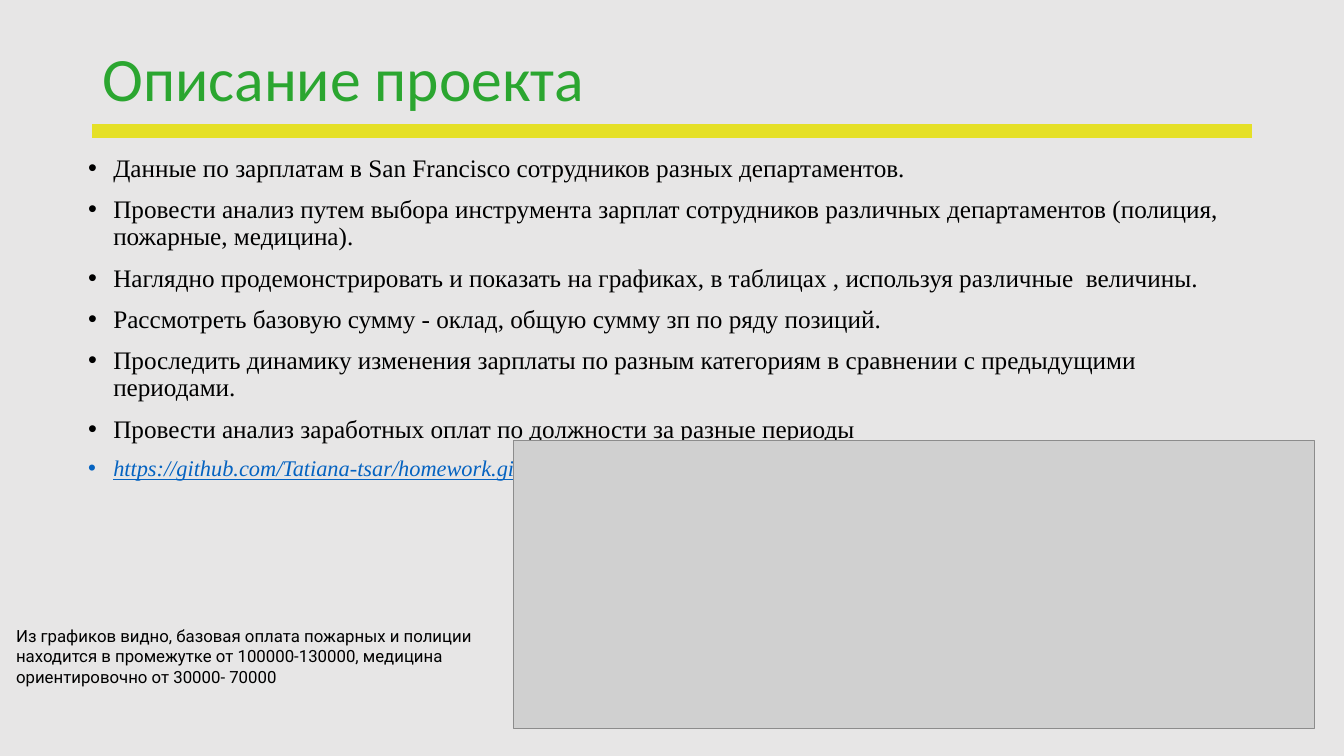
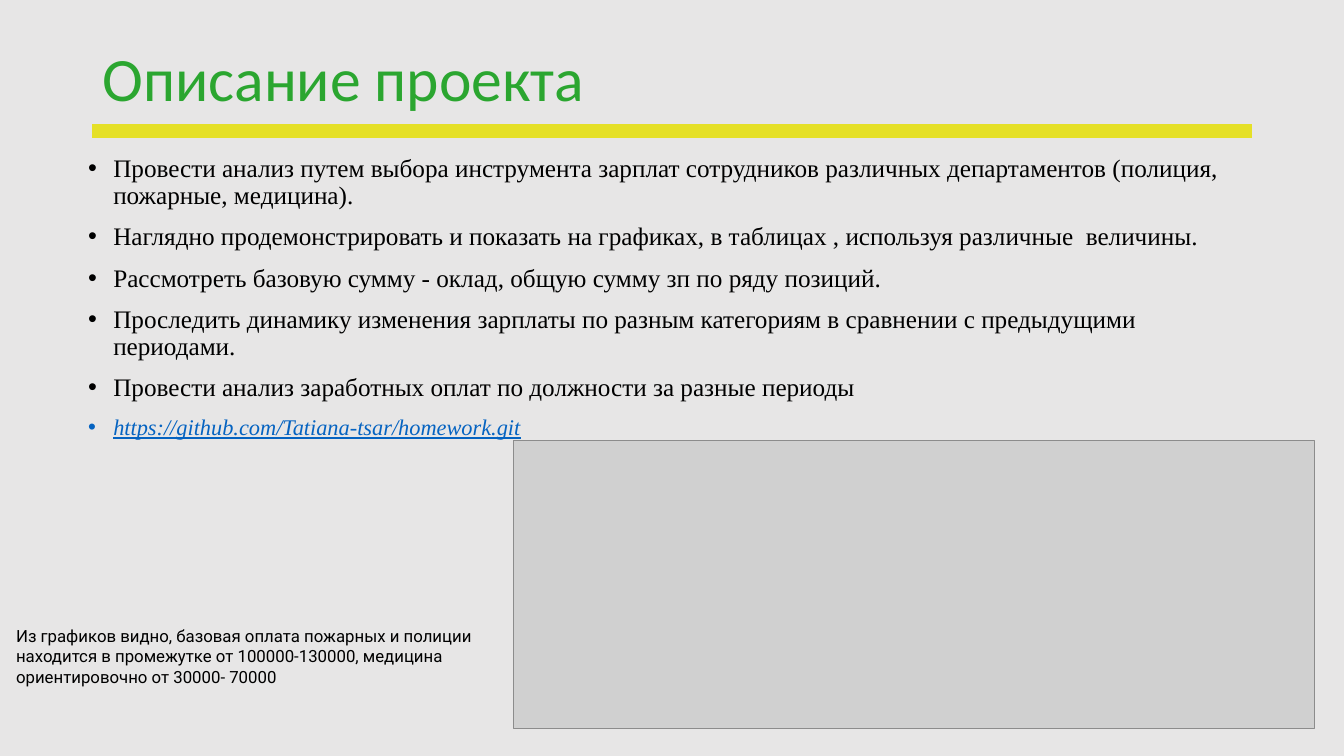
Before and after one commit to Tatiana-tsar/homework, a slide deck: slide 3 of ПЕРЕЗАПУСК_Data Analyst_Царегородцева_Татьяна_Владимировна.pptx. Drawn at 1344x756 pixels with LibreOffice and Linux fonts; fonts in the diff are those of the drawing; grey boxes stand for pictures; background and template pictures are left out. Boxes give left, top, right and bottom in pixels: in the first picture for what was removed or moved away, otherwise in the second. Text is boxed around its words. In the diff, an @@ line names an element or a change of style, - is before the commit and + after.

```diff
--- a/ПЕРЕЗАПУСК_Data Analyst_Царегородцева_Татьяна_Владимировна.pptx
+++ b/ПЕРЕЗАПУСК_Data Analyst_Царегородцева_Татьяна_Владимировна.pptx
@@ text at <box>113,160,904,183</box>: paragraph removed @@
-• Данные по зарплатам в San Francisco сотрудников разных департаментов.
```
Also in this commit, not shown: 2 other slides changed, 2 other files.
